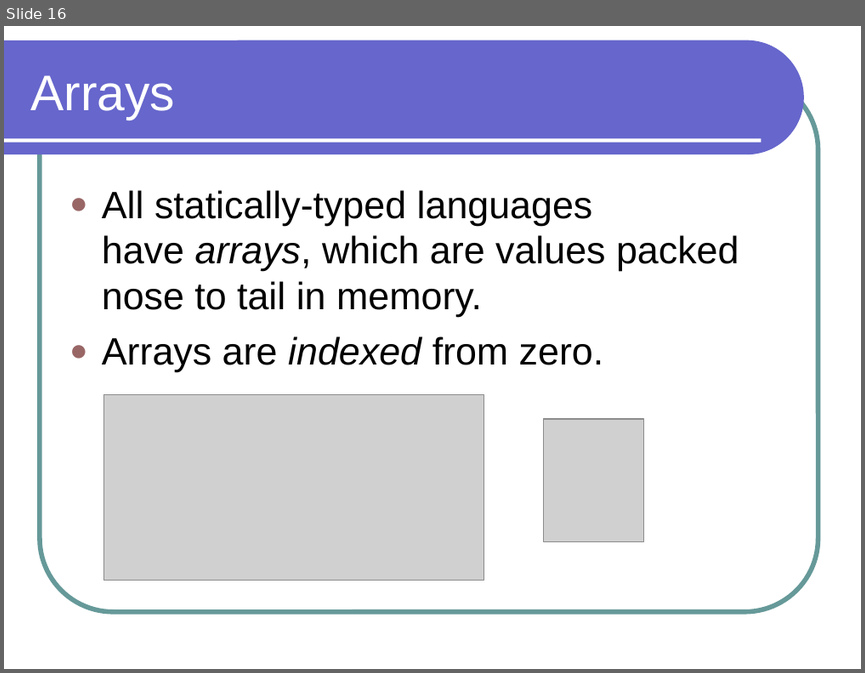
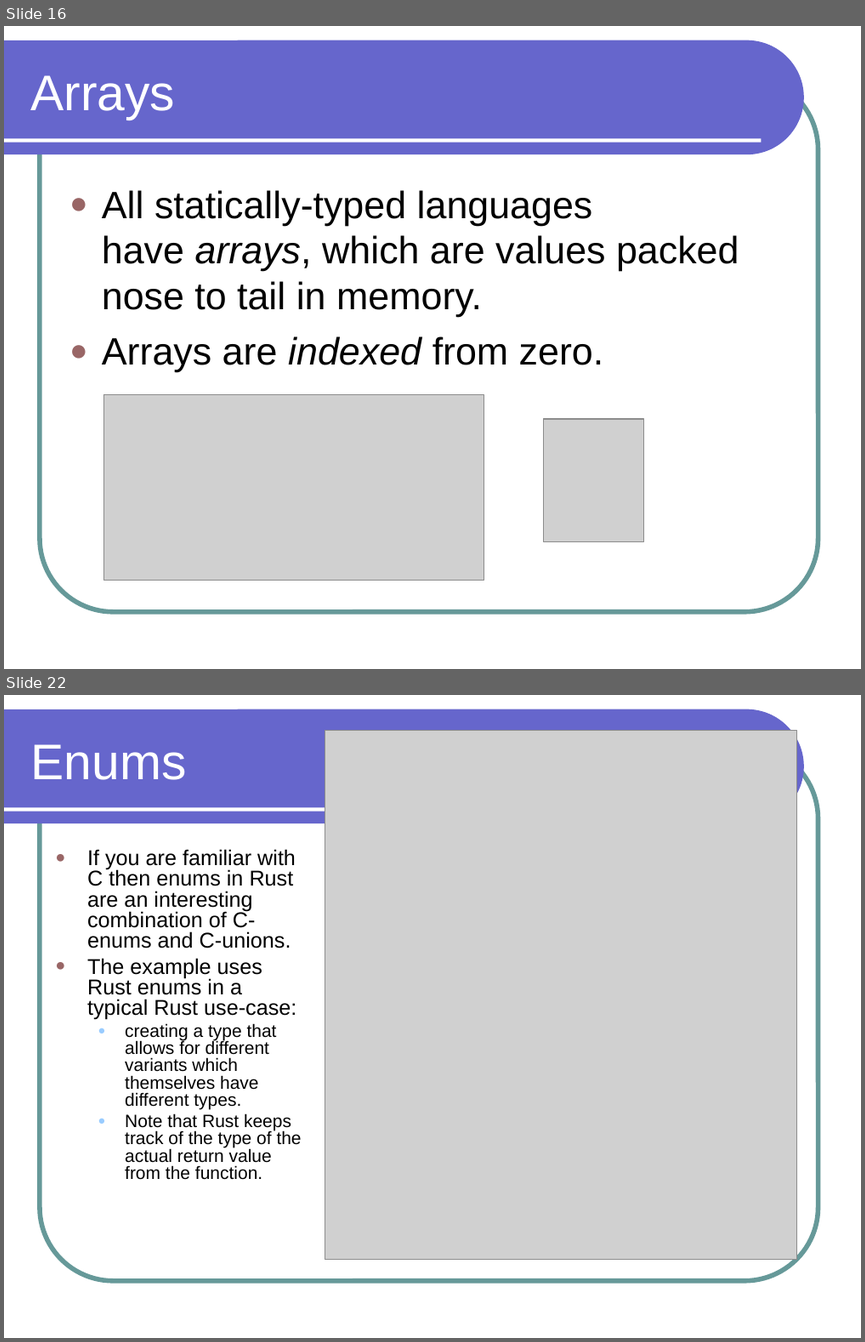
Before and after one commit to lutzhamel/CSC301, a slide deck: notes/csc301-ln002.ppt. Shown one above the other, each under a label of ours: slide 16 before the commit, slides 16 and 22 after it; the slides between them are not shown. The pictures are 865x673 and 865x1342 pixels, drawn with LibreOffice and Linux fonts; fonts in the diff are those of the drawing; grey boxes stand for pictures. Boxes give left, top, right and bottom in pixels: in the first picture for what was removed or moved away, otherwise in the second. Text is boxed around its words. In the diff, an @@ line names an element or a change of style, - is before the commit and + after.

```diff
--- a/notes/csc301-ln002.ppt
+++ b/notes/csc301-ln002.ppt
@@ slide 22 added at (4, 695, 861, 1338), background #FFFFFF; not listed: 3 template elements that a slide beside it also shows @@
@@ title added at (31, 744, 187, 780), 42 pt, text #FFFFFF @@
+Enums
@@ picture added at (325, 731, 796, 1259) @@
@@ text added at (87, 849, 302, 1179), 15 pt, text #000000 @@
+● If you are familiar with C then enums in Rust are an interesting combination of C-enums and C-unions.
+● The example uses Rust enums in a typical Rust use-case:
+  ● creating a type that allows for different variants which themselves have different types.
+  ● Note that Rust keeps track of the type of the actual return value from the function.
```
Also in this commit, not shown: 5 other slides added, 2 other files.
